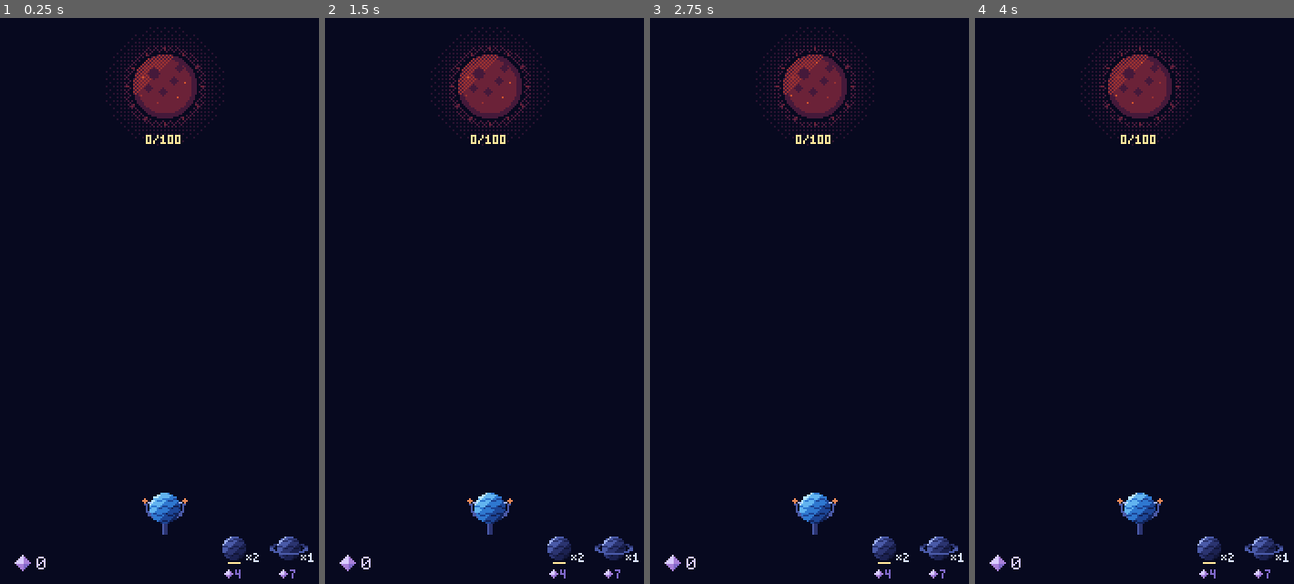
Above: before the commit, frames 1-4 (left to right).
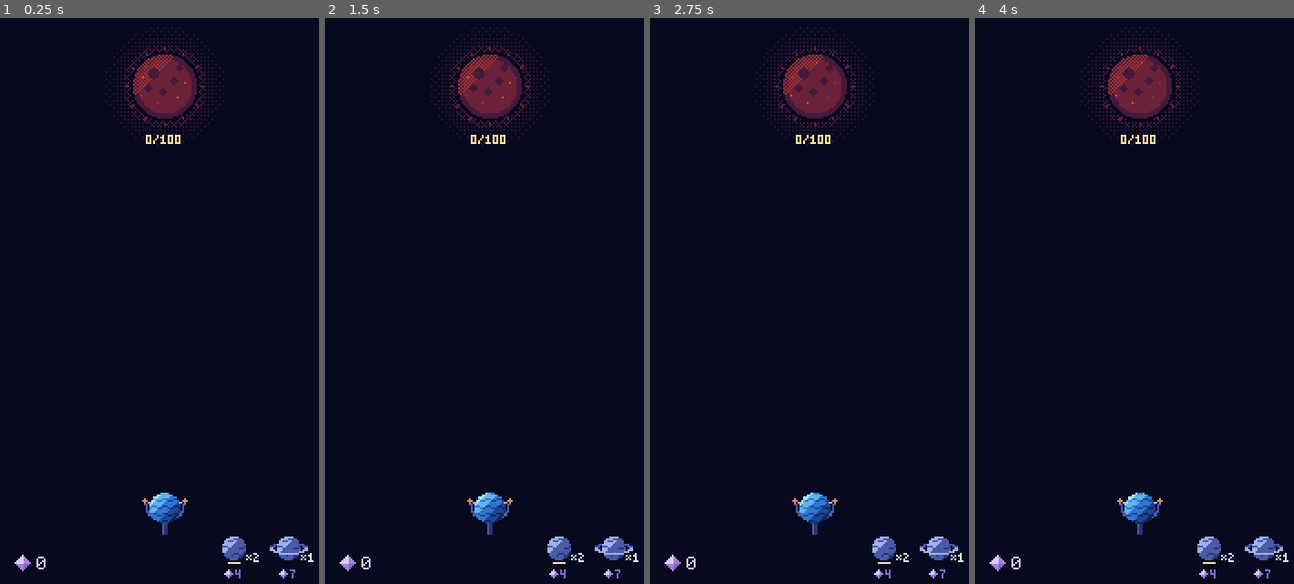
Above: after the commit, the same moments.

Repository: mrafael1/DustInSpace
Game: Godot game, scene res://game/scenes/main.tscn
Same seed, same stepped clock (60 frames per second), same inputs: the game is played once before the commit and once after it.
Inputs (mouse positions are in pixels of both pictures, inside the frame that each line leads up to):
- Up to frame 1 (0.25 s): no input
- Up to frame 2 (1.5 s): tap Enter at 0.5 s; move the mouse to (561, 278) at 0.52 s; hold Shift 0.53-1.25 s; click (561, 278) at 0.67 s; tap Space at 1.25 s; drag from (423, 334) to (471, 425) at 1.27 s
- Up to frame 3 (2.75 s): move the mouse to (847, 176) at 2.02 s; tap Ctrl at 2.1 s; click (847, 176) at 2.17 s
- Up to frame 4 (4 s): drag from (1121, 425) to (1041, 216) at 2.77 s; move the mouse to (1236, 391) at 3.52 s; tap B at 3.6 s; click (1236, 391) at 3.67 s

The runs differ from the first frame. In frame 1, 0.5% of the frame differs, in the area x 69-97%, y 91-96%; in frame 2, 0.5%; in frame 3, 0.5%; in frame 4, 0.5%.

Commit message:
art: lighter grey for unaffordable HUD packs so they stand out from the ground
The M1-M5 grey sank into the dark land under the HUD. The grey frame is now
flat M3-M5.

Co-Authored-By: Claude Opus 5.5 <noreply@anthropic.com>
Claude-Session: https://claude.ai/code/session_01ASnDPR9SCSabzXswq9efCT

Diff:
--- a/game/scenes/palette.gd
+++ b/game/scenes/palette.gd
@@ -43,5 +43,6 @@
 ## Pack ramps, dark to light. Blue and red appear only on packs.
 const BLUE_PACK: Array[Color] = [Color("#12245A"), Color("#1D4696"), Color("#2F78D0"), Color("#62B4F0"), Color("#B8E6FF")]
 const RED_PACK: Array[Color] = [Color("#4A1226"), Color("#862032"), Color("#C8413A"), Color("#F07A4E"), Color("#FFC09A")]
-## A pack the player can't afford, drawn on the land ramp (M1-M5): cool and unsaturated.
-const GREY_PACK: Array[Color] = [Color("#121638"), Color("#1B2150"), Color("#2B3470"), Color("#4A5AA8"), Color("#9FB0EE")]
+## A pack the player can't afford: flat land greys (M3 M4 M4 M5 M5), light enough to stand out
+## from the dark land the HUD sits on, dull enough to read as unavailable.
+const GREY_PACK: Array[Color] = [Color("#2B3470"), Color("#4A5AA8"), Color("#4A5AA8"), Color("#9FB0EE"), Color("#9FB0EE")]
Binary file changed: assets/art/pack_blue.png
Binary file changed: assets/art/pack_red.png
Not shown, changed: tools/art/build_ui_art.py
